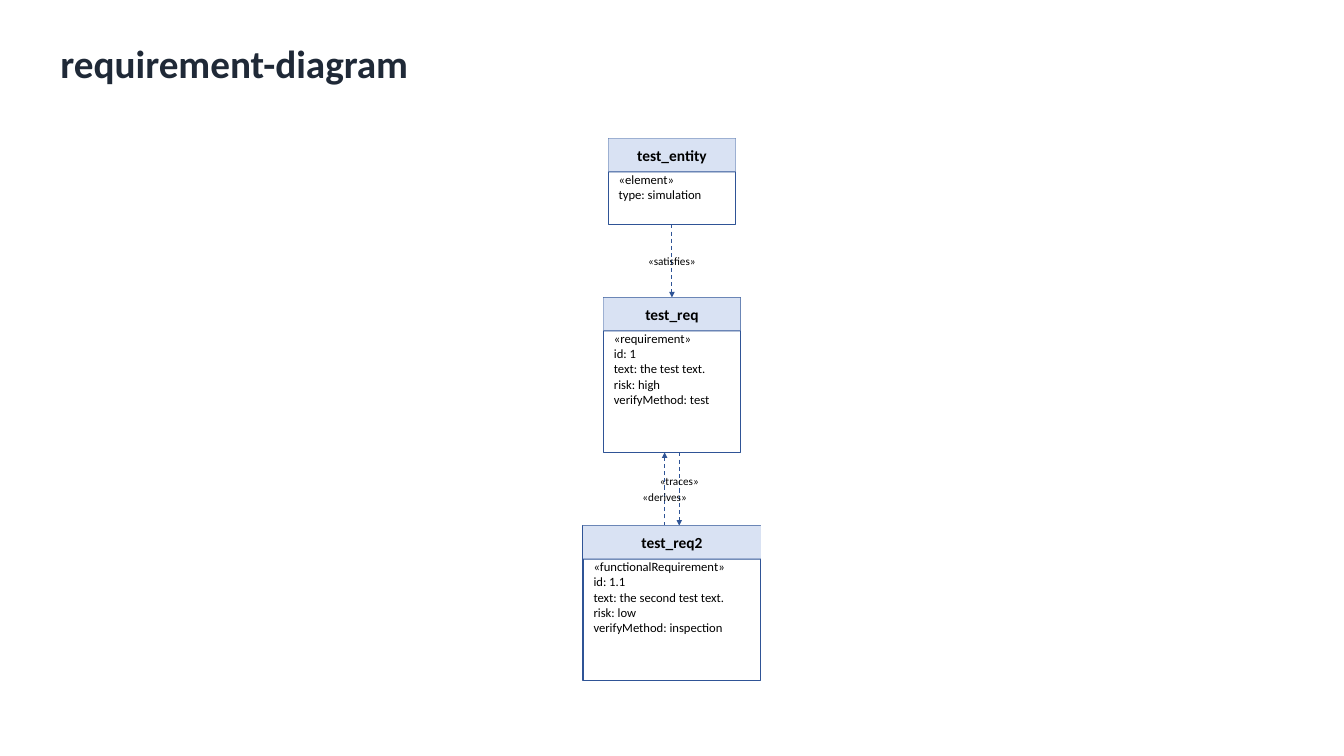
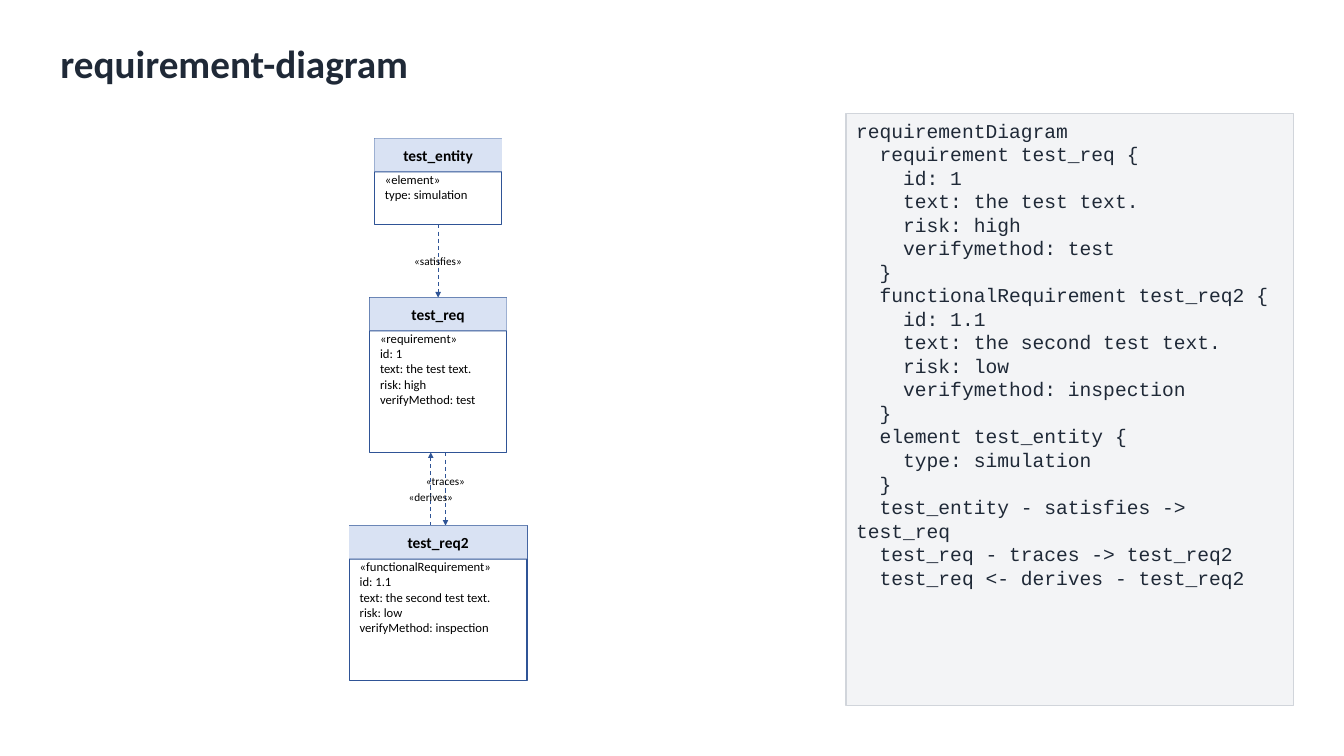
Before and after one commit to nicolasbridelance/md2nativedocx, a slide deck: slide 43 of test-corpus/word-verification/all-types-deck.pptx. Drawn at 1344x756 pixels with LibreOffice and Linux fonts; fonts in the diff are those of the drawing. Boxes give left, top, right and bottom in pixels: in the first picture for what was removed or moved away, otherwise in the second. Text is boxed around its words. In the diff, an @@ line names an element or a change of style, - is before the commit and + after.

```diff
--- a/test-corpus/word-verification/all-types-deck.pptx
+++ b/test-corpus/word-verification/all-types-deck.pptx
@@ rectangle added at box(846, 113, 1294, 706), fill #F3F4F6, outline #D1D5DB 0.75 pt, 14 pt, text #1F2937 @@
+requirementDiagram
+requirement test_req {
+id: 1
+text: the test text.
+risk: high
+verifymethod: test
+}
+functionalRequirement test_req2 {
+id: 1.1
+text: the second test text.
+risk: low
+verifymethod: inspection
+}
+element test_entity {
+type: simulation
+}
+test_entity - satisfies -> test_req
+test_req - traces -> test_req2
+test_req <- derives - test_req2
@@ 9 texts, 9 rectangles, 3 arrows: place and size @@
-9 texts, 9 rectangles, 3 arrows at box(583, 138, 760, 681)
+9 texts, 9 rectangles, 3 arrows at box(349, 138, 526, 681)
```
Also in this commit, not shown: 61 other slides changed, 42 other files.
